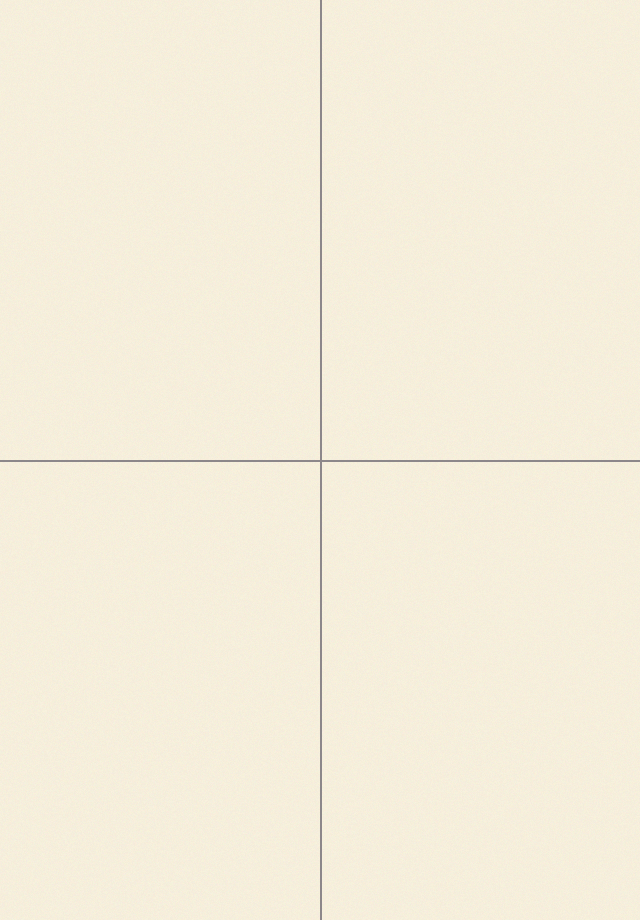
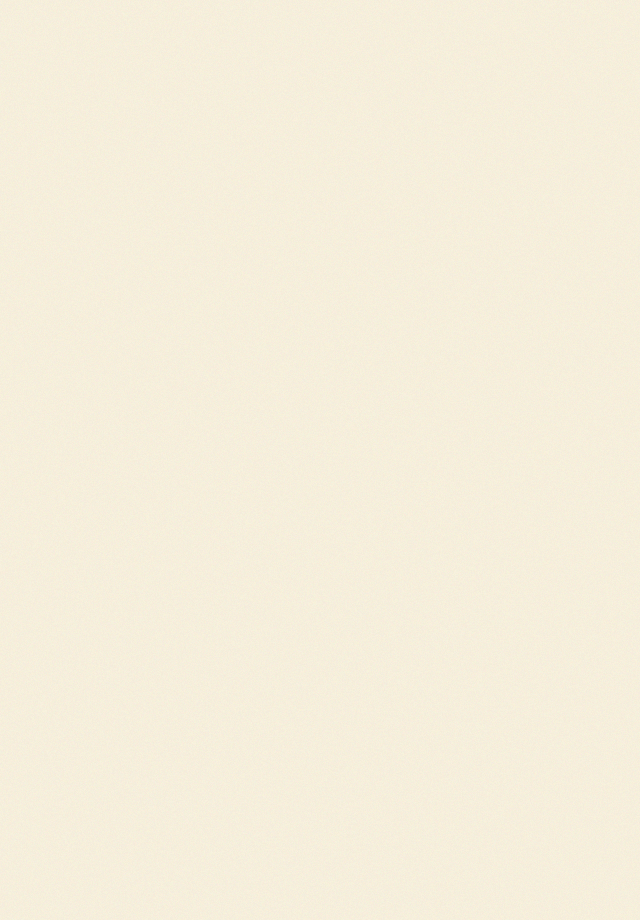
Layers edited between the first and the second 640 x 920 image:
renamed "Group 1" to "Topbar", hid the group it (14 layers) over [0,0,640,920]
hid "home dividers" over [320,0,322,920]
hid "Shape 1" over [0,460,640,462]
